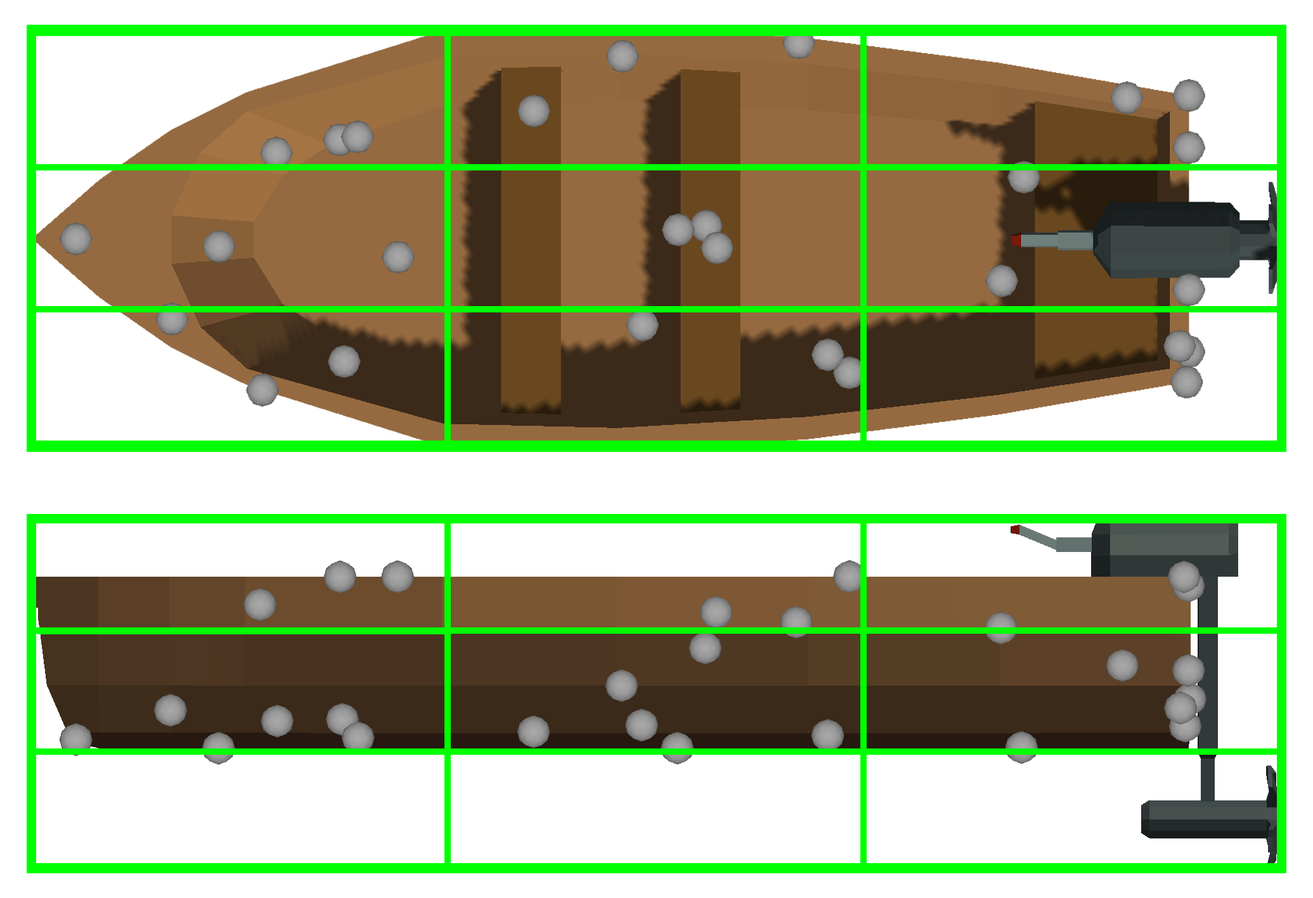
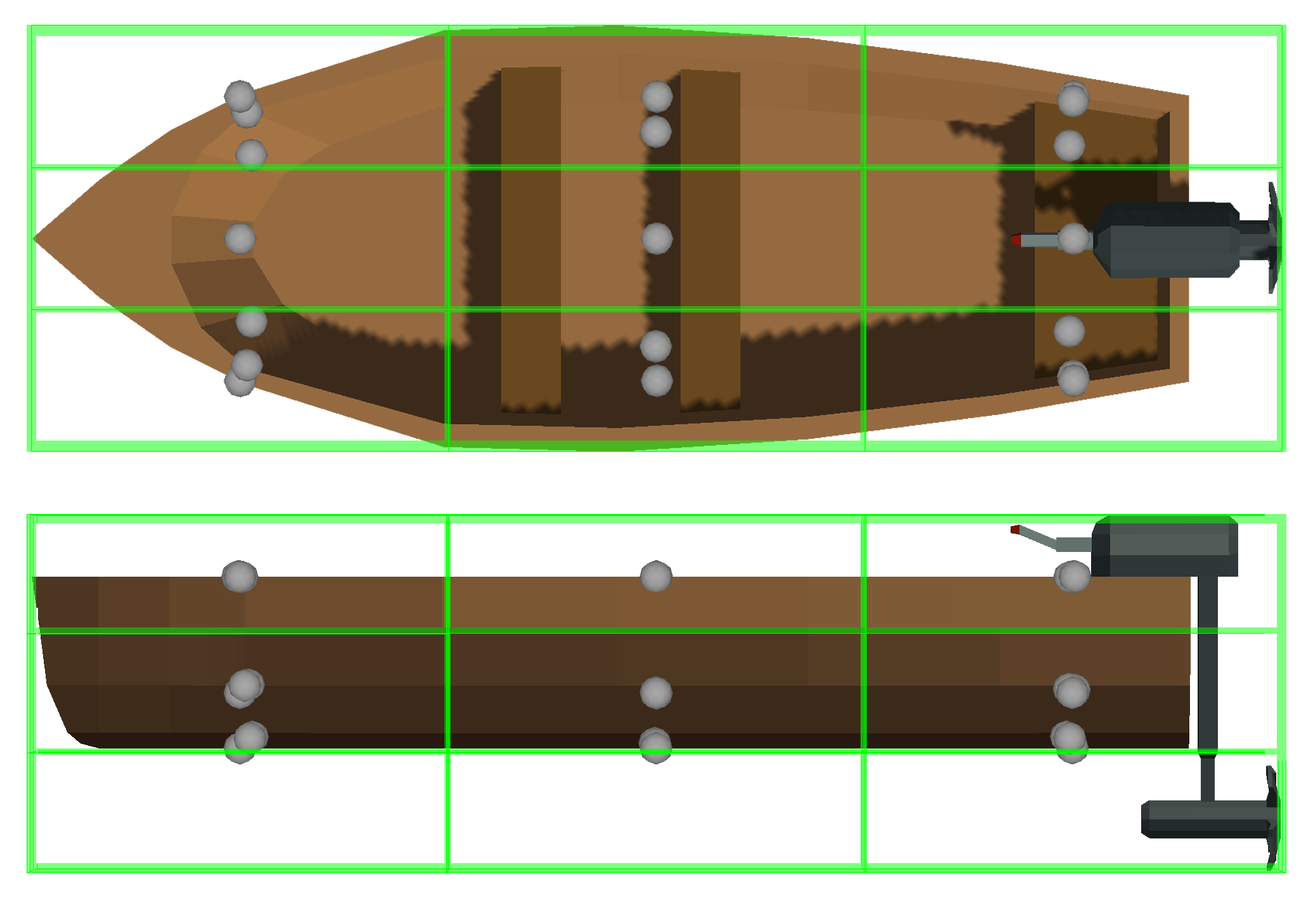
Layers edited between the first and the second 1313×898 image:
"Group 1": opacity 100% → 50% over [27, 514, 1287, 873]
"Group 2": opacity 100% → 50% over [26, 24, 1287, 453]
showed group "1.0" (2 layers) over [26, 24, 1287, 873]
hid group "0.0" (2 layers) over [26, 24, 1287, 873]
